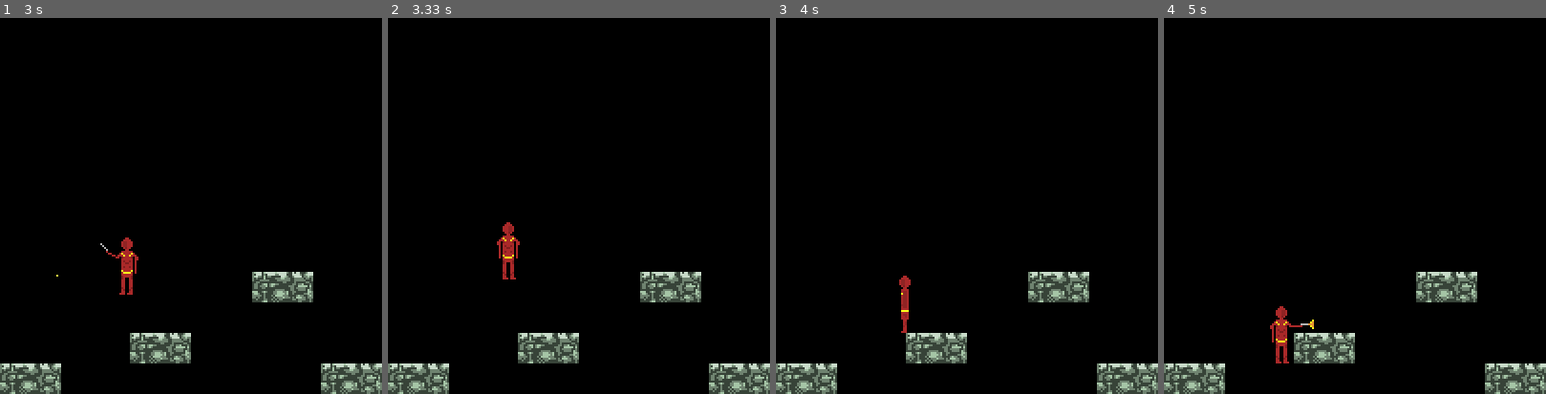
Above: before the commit, frames 1-4 (left to right).
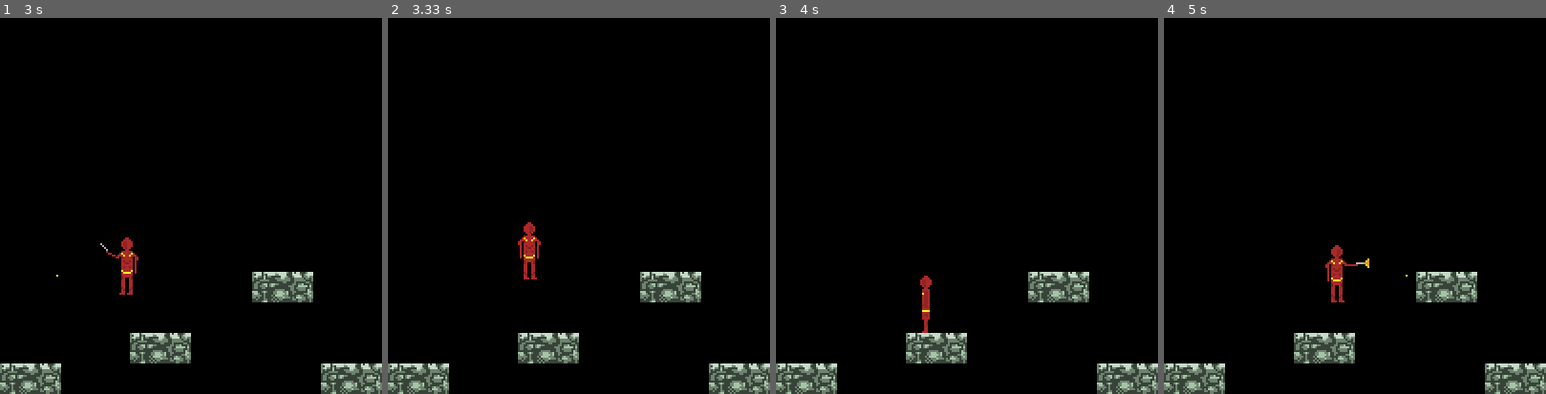
Above: after the commit, the same moments.

Repository: aavina/jubal-pygame
Game: pygame game, started from Game.py
Same seed, same stepped clock (60 frames per second), same inputs: the game is played once before the commit and once after it. The source is Python 2; it was converted automatically to run under Python 3.
Inputs:
- Up to frame 1 (3 s): hold Right 0.33-0.8 s; hold Up 0.83-1.13 s; tap Space at 0.9, 1.23, 1.53, 1.73, 2.03, 2.3, 2.6, 2.73 s; hold Right 1.17-1.63 s; hold Left 1.67-2.2 s; hold Left 2.23-2.63 s; hold Up from 2.67 s (still down)
- Up to frame 2 (3.33 s): release Up at 3.03 s; hold Right from 3.07 s (still down); tap Space at 3.13 s
- Up to frame 3 (4 s): tap Space at 3.43, 3.8 s; release Right at 3.7 s; hold Left from 3.73 s (still down)
- Up to frame 4 (5 s): tap Space at 4.1, 4.3, 4.6, 4.8 s; release Left at 4.2 s; hold Right 4.23-4.7 s; hold Up from 4.73 s (still down)

Frame 1 is identical in both runs. In frame 2, 0.9% of the frame differs, in the area x 28-40%, y 54-70%; in frame 3, 0.6%; in frame 4, 1.0%, in the area x 27-64%, y 60-92%.

Commit message:
Player doesn't get stuck when shooting left now, or fall off a ledge incorrectly

Diff:
--- a/Player.py
+++ b/Player.py
@@ -42,7 +42,6 @@
 			self.image = self.imagesdict['j_leftface']
 
 
-
 	# Check if moving horizontally or shooting
 	def checkHorizontalAndShooting(self, environment):
 		moving = False
@@ -54,8 +53,7 @@
 				self.image = self.imagesdict['j_rightface']
 				if self.direction == LEFT:
 					self.image = pygame.transform.flip(self.image, True, False)
-					oldpos, newpos = self.rect, self.rect.move(22,0)
-					moving = True
+					self.rect.move_ip(22,0)
 					self.moved = False
 			else:
 				self.graphics['shoot_right'].play()
@@ -63,8 +61,7 @@
 				if self.direction == LEFT:
 					self.image = pygame.transform.flip(self.image, True, False)
 					if not self.moved:
-						oldpos, newpos = self.rect, self.rect.move(-22,0)
-						moving = True
+						self.rect.move_ip(-22,0)
 						self.moved = True
 
 				# If first frame played already, need to create bullet
@@ -156,12 +153,31 @@
 			self.rect = newpos
 			collision_list = pygame.sprite.spritecollide(self, environment, False)
 			if len(collision_list) > 0:
-				# Revert back to old position if there's a collision
-				self.rect = oldpos
-
-				# If we're falling, stop
-				if self.falling:
-					self.falling = False
+				if self.shooting and self.direction is LEFT:
+					oldpos2, newpos = self.rect, self.rect.move(22,0)
+					self.rect = newpos
+					collision_list = pygame.sprite.spritecollide(self, environment, False)
+					if len(collision_list) > 0:
+						self.rect = oldpos
+					else:
+						self.rect = oldpos2
+
+				else:
+					# Revert back to old position if there's a collision
+					self.rect = oldpos
+
+					# If we're falling, stop
+					if self.falling:
+						self.falling = False
+			elif self.shooting and self.direction is LEFT:
+				oldpos2, newpos = self.rect, self.rect.move(22,0)
+				self.rect = newpos
+				collision_list = pygame.sprite.spritecollide(self, environment, False)
+				if len(collision_list) > 0:
+					self.rect = oldpos
+				else:
+					self.rect = oldpos2
+
 			elif img != None:
 				self.image = img
 
@@ -169,13 +185,17 @@
 
 
 	def moveLeft(self):
-		self.direction = LEFT
-		self.facingRight = False
+		# Can't turn if shooting
+		if not self.shooting:
+			self.direction = LEFT
+			self.facingRight = False
 
 
 	def moveRight(self):
-		self.direction = RIGHT
-		self.facingRight = True
+		# Can't turn if shooting
+		if not self.shooting:
+			self.direction = RIGHT
+			self.facingRight = True
 
 
 	def stopMoving(self):
